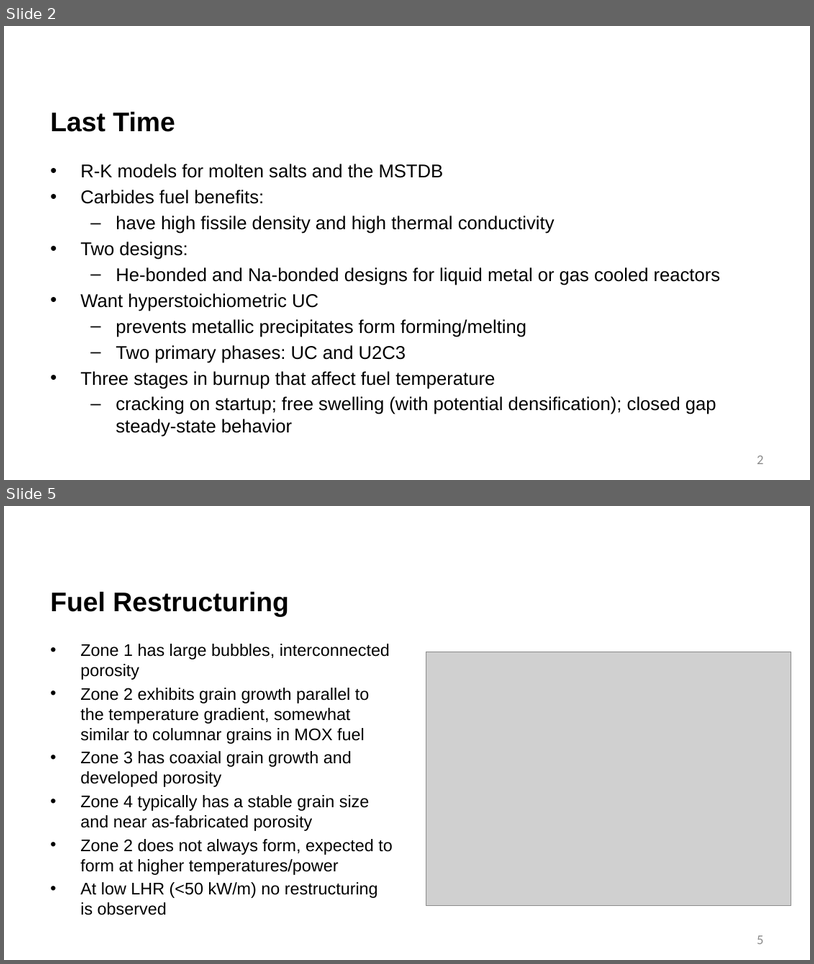
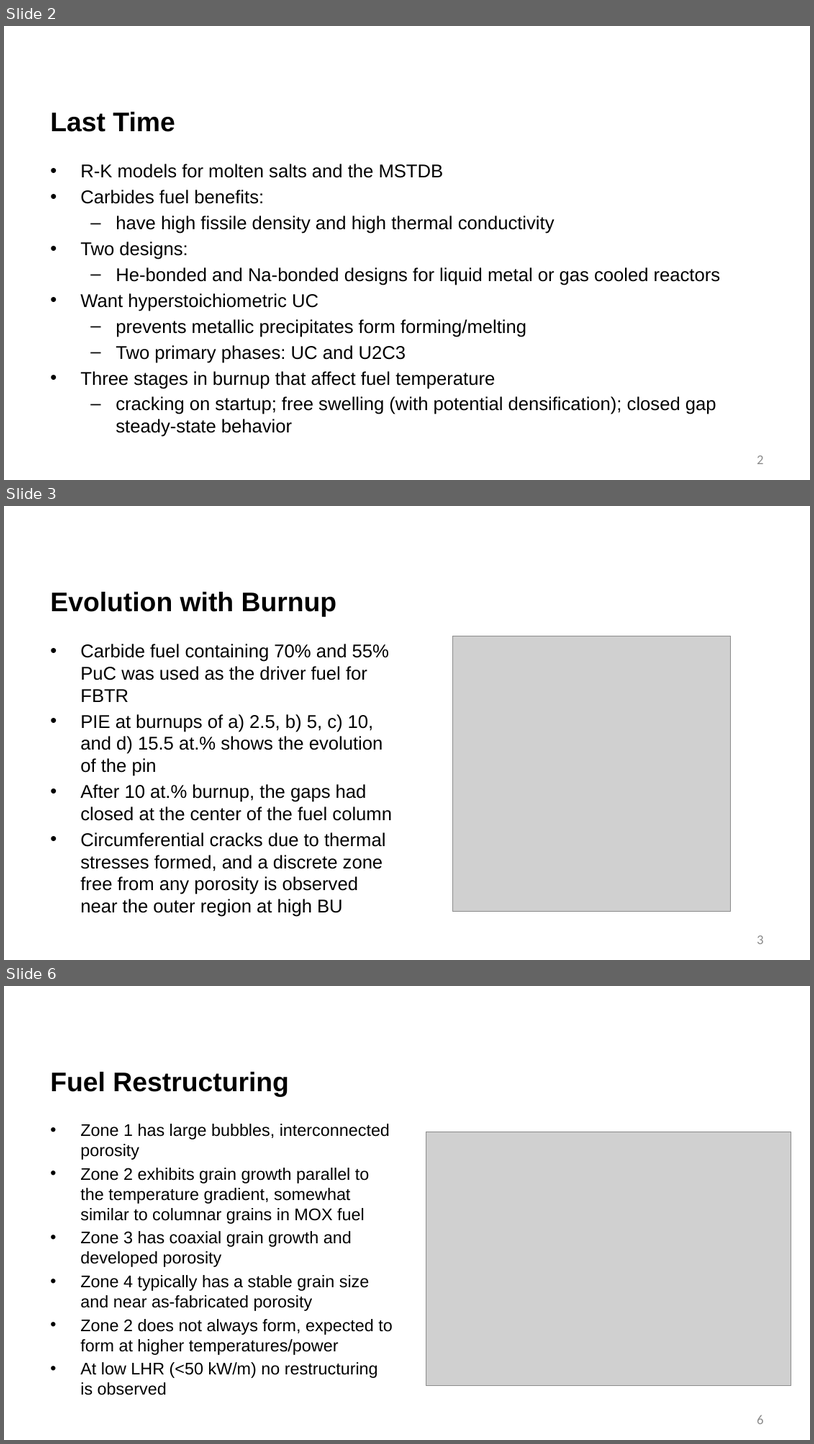
Before and after one commit to benbeeler/TEACHING, a slide deck: Advanced Reactor Materials/Fall2026/Lec17_carbide_nitride.pptx. Shown one above the other, each under a label of ours: slides 2 and 5 before the commit, slides 2, 3 and 6 after it; the slides between them are not shown. The pictures are 814x964 and 814x1444 pixels, drawn with LibreOffice and Linux fonts; fonts in the diff are those of the drawing; grey boxes stand for pictures; background and template pictures are left out. Boxes give left, top, right and bottom in pixels: in the first picture for what was removed or moved away, otherwise in the second. Text is boxed around its words. In the diff, an @@ line names an element or a change of style, - is before the commit and + after.

```diff
--- a/Advanced Reactor Materials/Fall2026/Lec17_carbide_nitride.pptx
+++ b/Advanced Reactor Materials/Fall2026/Lec17_carbide_nitride.pptx
@@ slide 3 added at [4,506,810,960], background #FFFFFF @@
@@ title added at [50,592,337,617], 32 pt, text #000000, bold @@
+Evolution with Burnup
@@ text added at [80,644,392,916], 22 pt, text #000000 @@
+• Carbide fuel containing 70% and 55% PuC was used as the driver fuel for FBTR
+• PIE at burnups of a) 2.5, b) 5, c) 10, and d) 15.5 at.% shows the evolution of the pin
+• After 10 at.% burnup, the gaps had closed at the center of the fuel column
+• Circumferential cracks due to thermal stresses formed, and a discrete zone free from any porosity is observed near the outer region at high BU
@@ picture added at [453,636,731,911] @@
@@ page number added at [757,935,764,944], 16 pt, text #8C8C8C @@
+3
@@ what was slide 5 is now slide 6 @@
@@ page number at [757,1414,764,1424]: text changed @@
-5
+6
```
Also in this commit, not shown: 7 slides changed, 10 other files.
